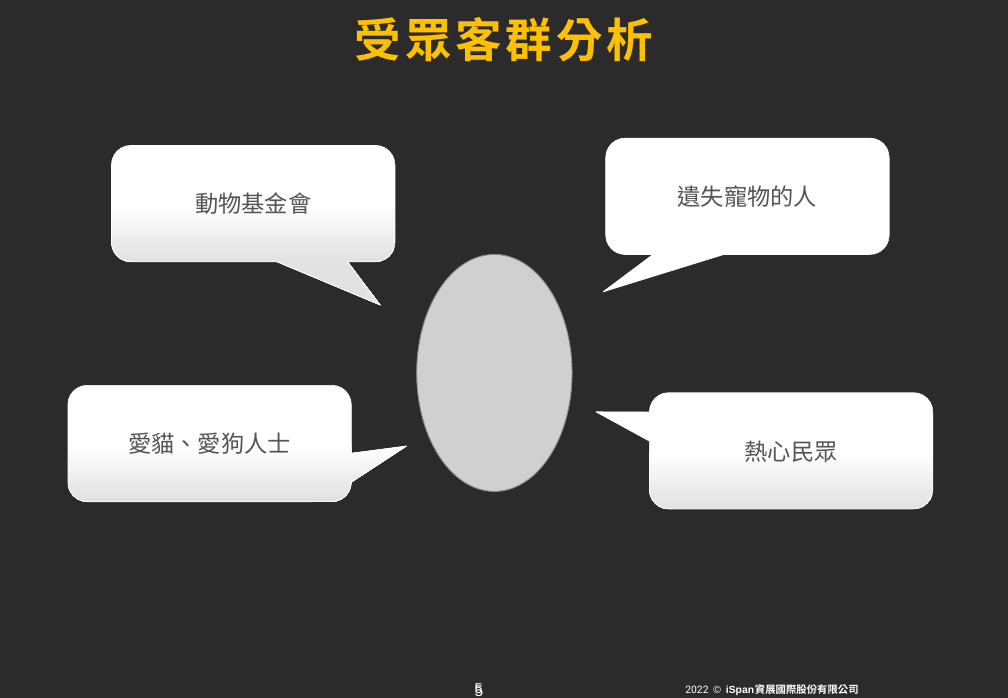
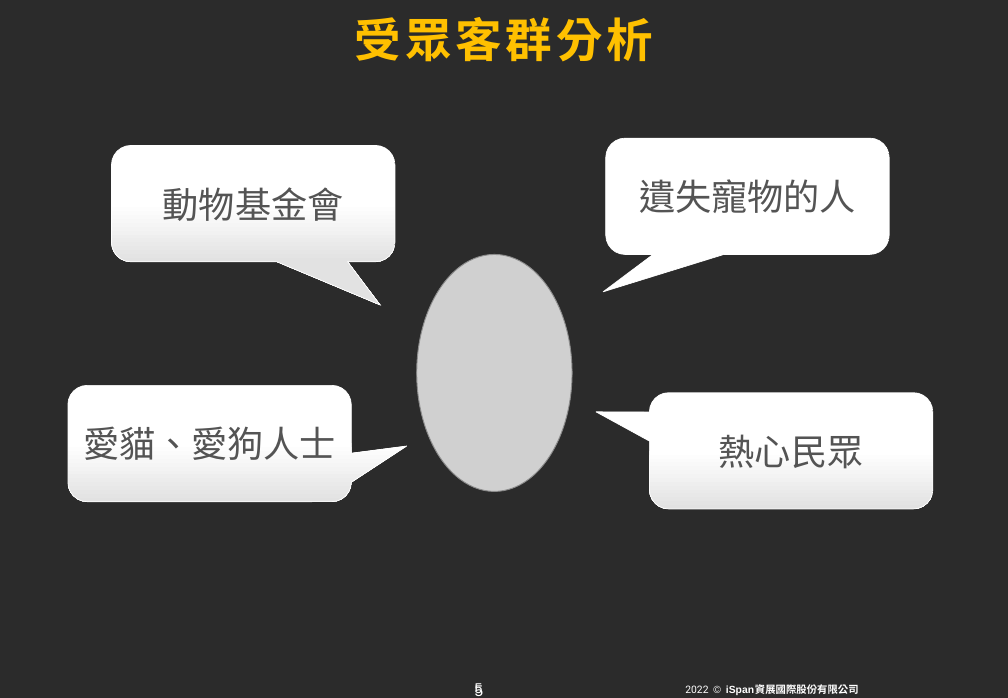
Before and after one commit to Yuchiaoniu/wandering, a slide deck: slide 6 of 葉登發/第四組 浪跡天涯（公版).pptx. Drawn at 1008x698 pixels with LibreOffice and Linux fonts; fonts in the diff are those of the drawing; grey boxes stand for pictures; background and template pictures are left out; a plain dark background stands for a picture behind light text. Boxes give left, top, right and bottom in pixels: in the first picture for what was removed or moved away, otherwise in the second. Text is boxed around its words. In the diff, an @@ line names an element or a change of style, - is before the commit and + after.

```diff
--- a/葉登發/第四組 浪跡天涯（公版).pptx
+++ b/葉登發/第四組 浪跡天涯（公版).pptx
@@ size 18 to 28 pt in 4 elements at box(112, 145, 396, 262), box(606, 138, 890, 254), box(68, 385, 352, 502), box(650, 393, 934, 509) @@
```
Also in this commit, not shown: 8 other slides changed, 1 slide added, 1 slide removed.
